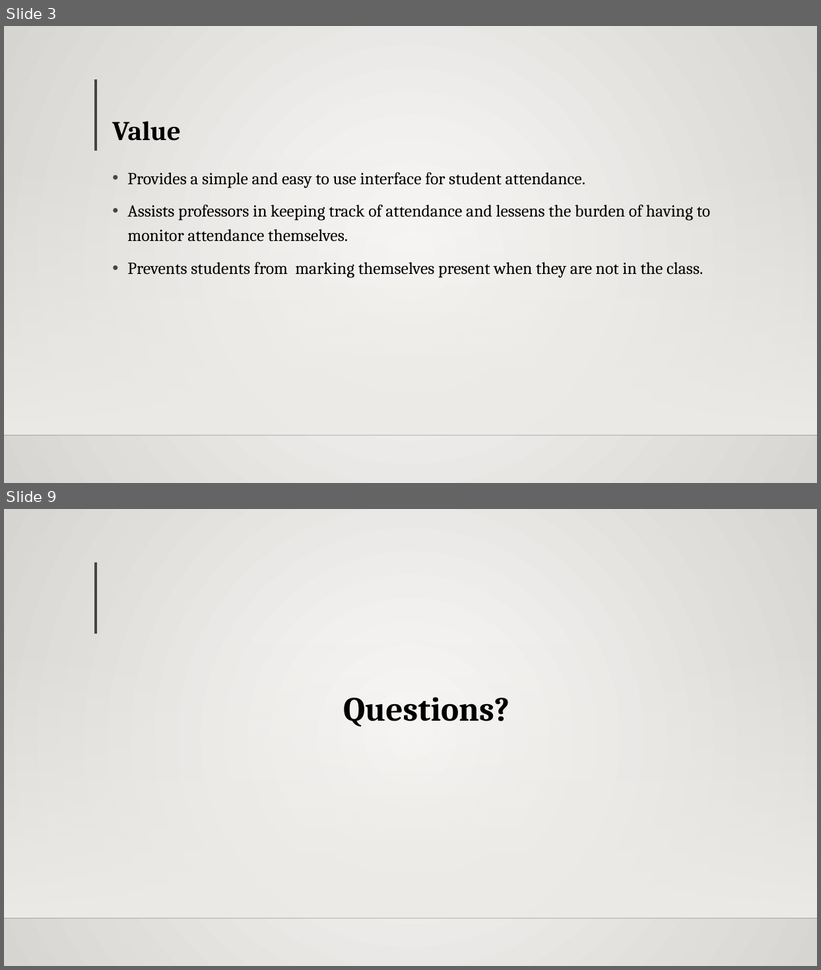
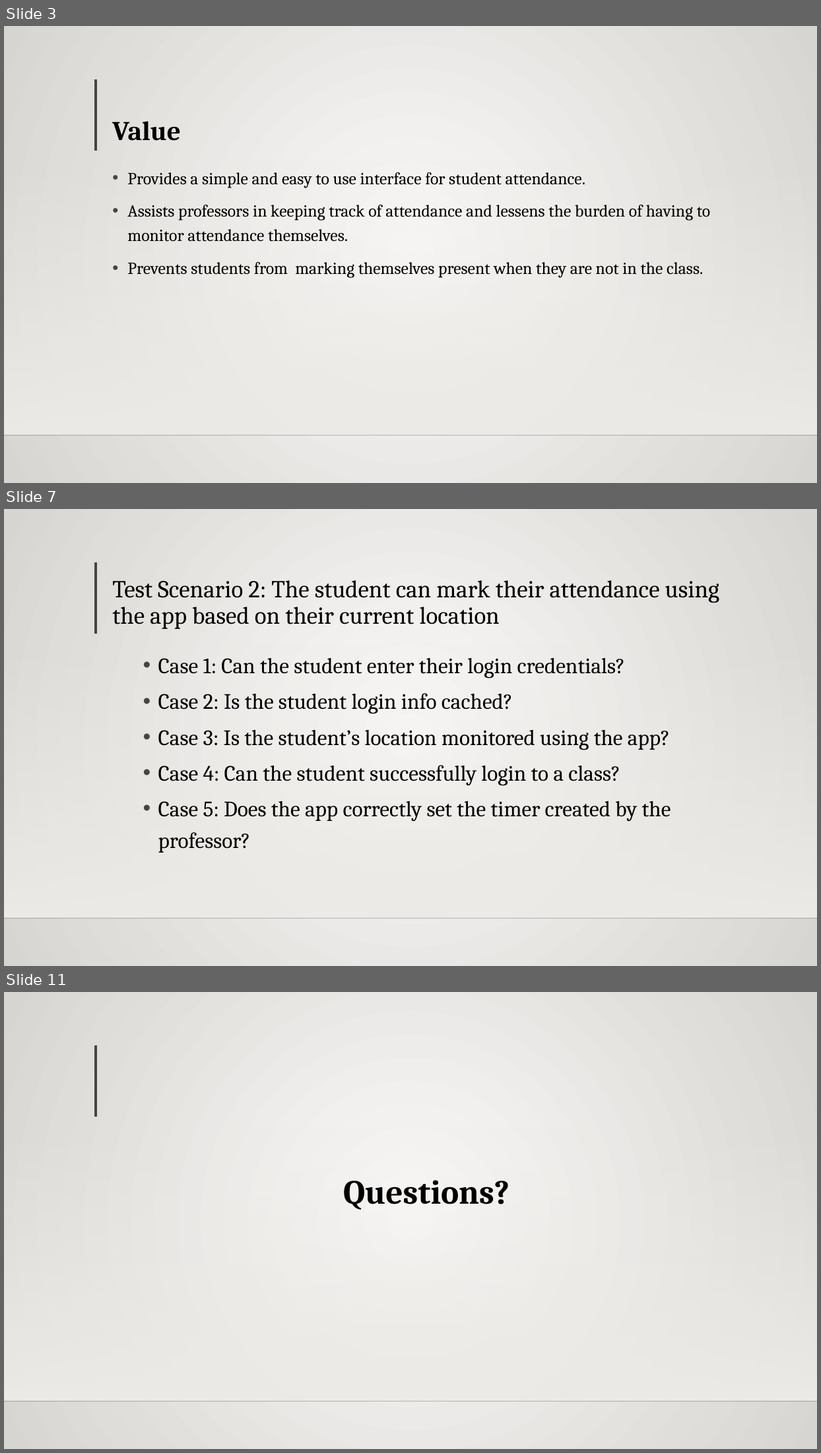
Before and after one commit to StewartSteven/Attend-In, a slide deck: FINAL_ATTEND-IN_Sprint_3 (2).pptx. Shown one above the other, each under a label of ours: slides 3 and 9 before the commit, slides 3, 7 and 11 after it; the slides between them are not shown. The pictures are 821x970 and 821x1453 pixels, drawn with LibreOffice and Linux fonts; fonts in the diff are those of the drawing; background and template pictures are left out. Boxes give left, top, right and bottom in pixels: in the first picture for what was removed or moved away, otherwise in the second. Text is boxed around its words. In the diff, an @@ line names an element or a change of style, - is before the commit and + after.

```diff
--- a/FINAL_ATTEND-IN_Sprint_3 (2).pptx
+++ b/FINAL_ATTEND-IN_Sprint_3 (2).pptx
@@ slide 7 added at (4,509,817,966), background gradient #FAFAF9 to #D7D5D2; not listed: 3 template elements that a slide beside it also shows @@
@@ title added at (112,580,719,629), 28.8 pt, text #000000 @@
+Test Scenario 2: The student can mark their attendance using the app based on their current location
@@ text added at (158,658,671,853), 25.9 pt, text #000000 @@
+  • Case 1: Can the student enter their login credentials?
+  • Case 2: Is the student login info cached?
+  • Case 3: Is the student’s location monitored using the app?
+  • Case 4: Can the student successfully login to a class?
+  • Case 5: Does the app correctly set the timer created by the professor?
@@ what was slide 9 is now slide 11 @@
```
Also in this commit, not shown: 4 slides changed, 1 other slide added.
